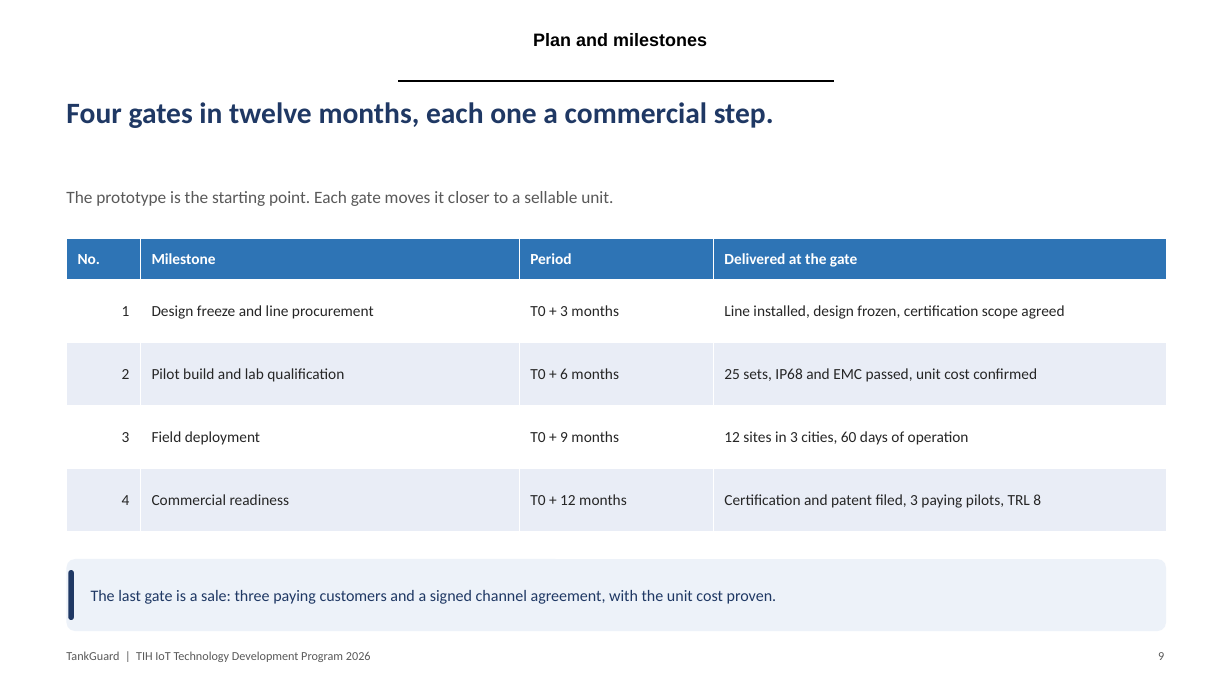
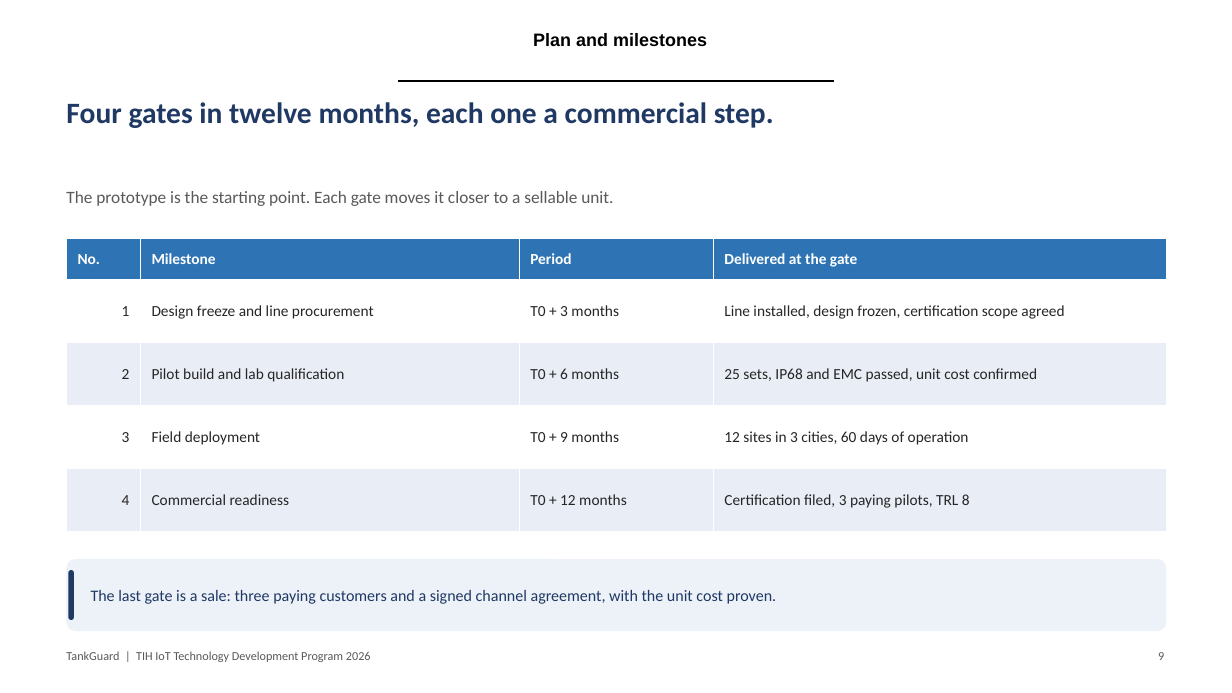
Before and after one commit to adithya-in/tankguard, a slide deck: slide 9 of docs/office/TankGuard_Presentation.pptx. Drawn at 1232x693 pixels with LibreOffice and Linux fonts; fonts in the diff are those of the drawing; background and template pictures are left out. Boxes give left, top, right and bottom in pixels: in the first picture for what was removed or moved away, otherwise in the second. Text is boxed around its words. In the diff, an @@ line names an element or a change of style, - is before the commit and + after.

```diff
--- a/docs/office/TankGuard_Presentation.pptx
+++ b/docs/office/TankGuard_Presentation.pptx
@@ table at bbox=[67, 238, 1166, 531] @@
-row 5, column 4: Certification and patent filed, 3 paying pilots, TRL 8
+row 5, column 4: Certification filed, 3 paying pilots, TRL 8
```
Also in this commit, not shown: 1 other slide changed, 3 other files.
